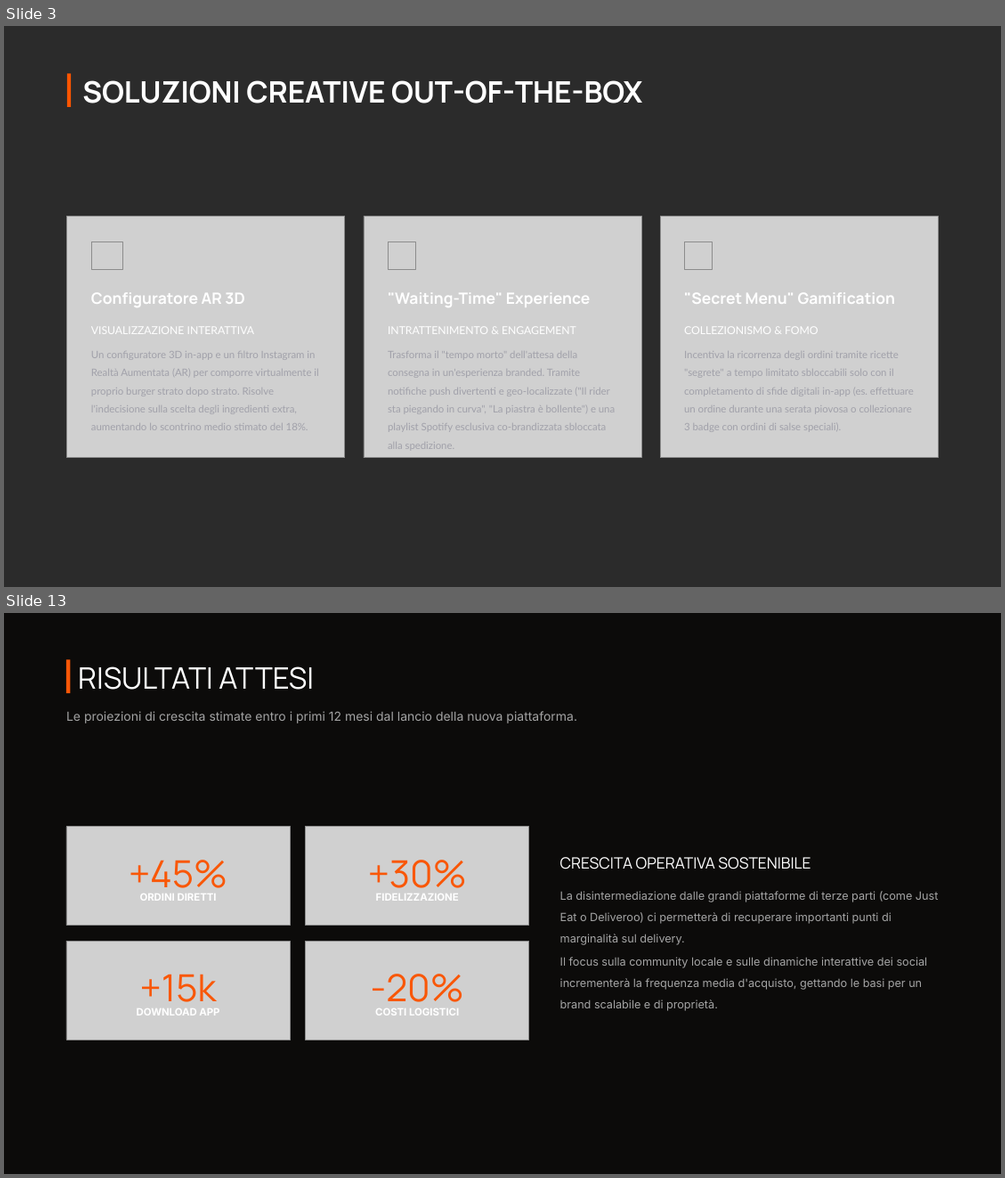
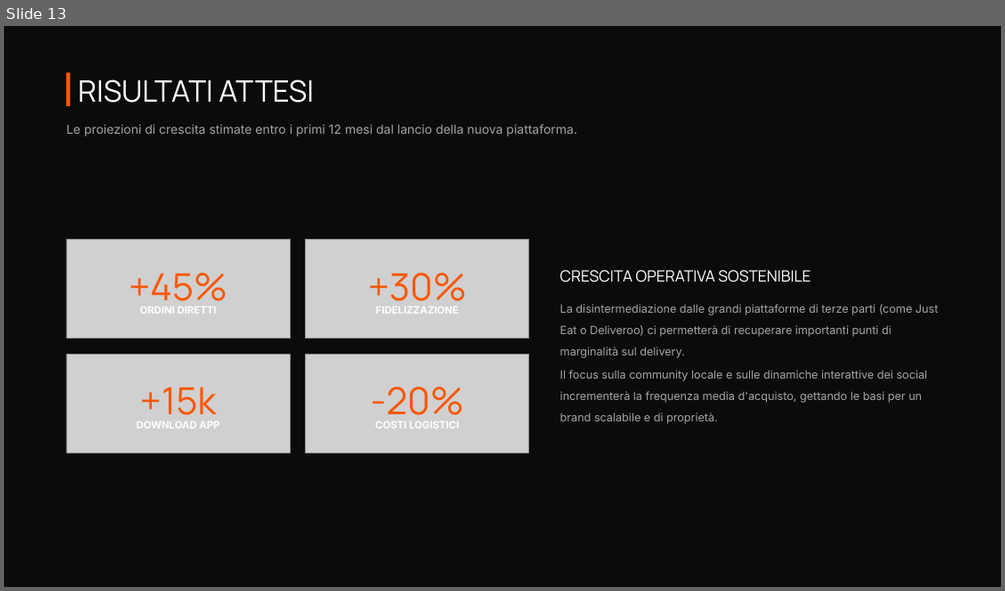
Before and after one commit to Jack-Ark-01/JustBurgerProjectWork, a slide deck: SecondaSuddivisioneGruppi/Logica/Materiale PPT/PPT VERSIONE FINALE.pptx. Shown one above the other, each under a label of ours: slides 3 and 13 before the commit, slide 13 after it; the slides between them are not shown. The pictures are 1005x1178 and 1005x591 pixels, drawn with LibreOffice and Linux fonts; fonts in the diff are those of the drawing; grey boxes stand for pictures; background and template pictures are left out; a plain dark background stands for a picture behind light text. Boxes give left, top, right and bottom in pixels: in the first picture for what was removed or moved away, otherwise in the second. Text is boxed around its words. In the diff, an @@ line names an element or a change of style, - is before the commit and + after.

```diff
--- a/SecondaSuddivisioneGruppi/Logica/Materiale PPT/PPT VERSIONE FINALE.pptx
+++ b/SecondaSuddivisioneGruppi/Logica/Materiale PPT/PPT VERSIONE FINALE.pptx
@@ slide 3 removed at bbox=[4, 26, 1001, 587], background picture (left out) @@
@@ rectangle removed at bbox=[67, 74, 71, 108] @@
@@ text removed at bbox=[82, 80, 642, 103] @@
-SOLUZIONI CREATIVE OUT-OF-THE-BOX
@@ picture removed at bbox=[67, 216, 345, 458] @@
@@ picture removed at bbox=[364, 216, 642, 458] @@
@@ picture removed at bbox=[660, 216, 938, 458] @@
@@ picture removed at bbox=[91, 241, 123, 270] @@
@@ picture removed at bbox=[388, 241, 416, 270] @@
@@ picture removed at bbox=[685, 241, 713, 270] @@
@@ text removed at bbox=[91, 293, 244, 307] @@
-Configuratore AR 3D
@@ text removed at bbox=[388, 293, 590, 307] @@
-"Waiting-Time" Experience
@@ text removed at bbox=[684, 293, 895, 304] @@
-"Secret Menu" Gamification
@@ text removed at bbox=[91, 327, 255, 334] @@
-VISUALIZZAZIONE INTERATTIVA
@@ text removed at bbox=[388, 327, 576, 334] @@
-INTRATTENIMENTO & ENGAGEMENT
@@ text removed at bbox=[684, 327, 818, 334] @@
-COLLEZIONISMO & FOMO
@@ text removed at bbox=[91, 351, 318, 430] @@
-Un configuratore 3D in-app e un filtro Instagram in Realtà Aumentata (AR) per comporre virtualmente il proprio burger strato dopo strato. Risolve l'indecisione sulla scelta degli ingredienti extra, aumentando lo scontrino medio stimato del 18%.
@@ text removed at bbox=[388, 351, 615, 430] @@
-Trasforma il "tempo morto" dell'attesa della consegna in un'esperienza branded. Tramite notifiche push divertenti e geo-localizzate ("Il rider sta piegando in curva", "La piastra è bollente") e una playlist Spotify esclusiva co-brandizzata sbloccata alla spedizione.
@@ text removed at bbox=[684, 351, 914, 430] @@
-Incentiva la ricorrenza degli ordini tramite ricette "segrete" a tempo limitato sbloccabili solo con il completamento di sfide digitali in-app (es. effettuare un ordine durante una serata piovosa o collezionare 3 badge con ordini di salse speciali).
```
Also in this commit, not shown: 11 slides changed, 2 slides added, 1 other slide removed, 4 other files.
